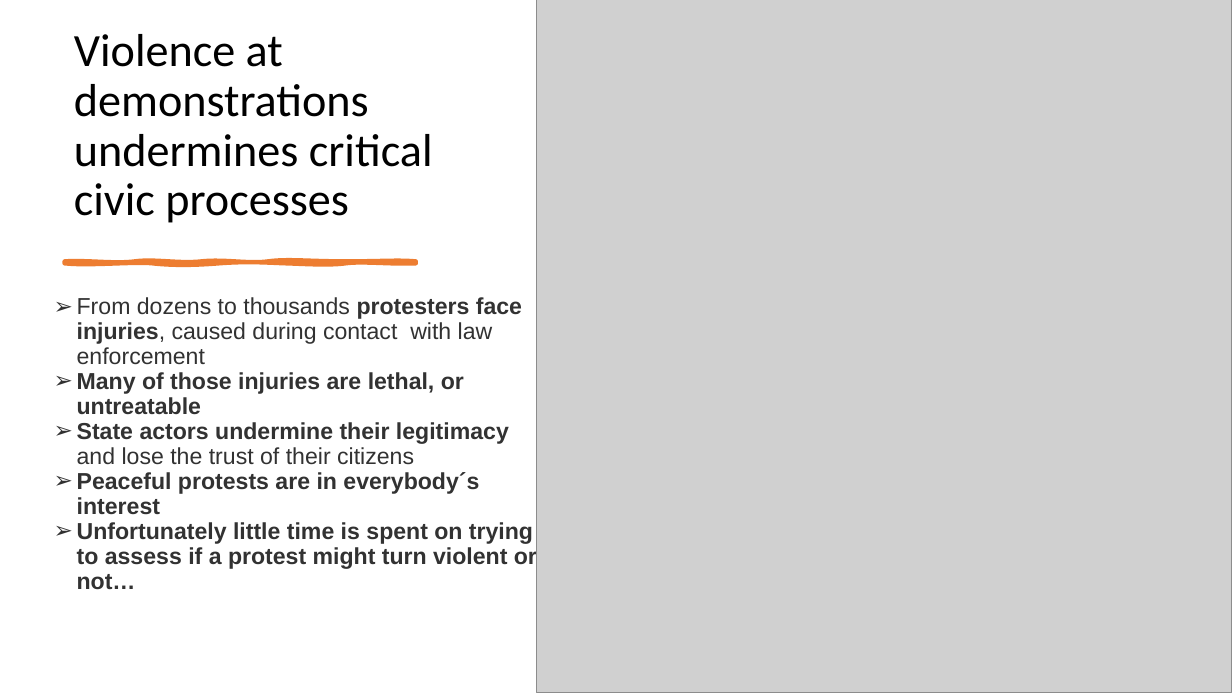
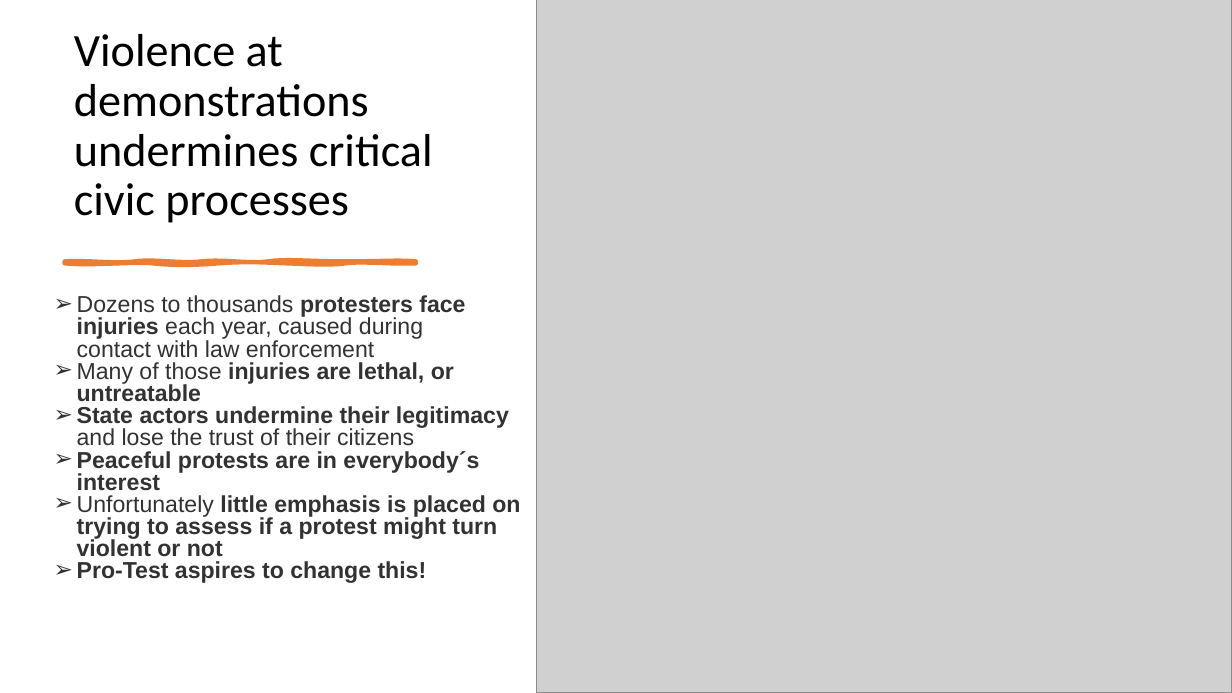
Before and after one commit to NoahDarwich/portest, a slide deck: slide 4 of Draft Pro-Test Demo Day Presentation.pptx. Drawn at 1232x693 pixels with LibreOffice and Linux fonts; fonts in the diff are those of the drawing; grey boxes stand for pictures. Boxes give left, top, right and bottom in pixels: in the first picture for what was removed or moved away, otherwise in the second. Text is boxed around its words. In the diff, an @@ line names an element or a change of style, - is before the commit and + after.

```diff
--- a/Draft Pro-Test Demo Day Presentation.pptx
+++ b/Draft Pro-Test Demo Day Presentation.pptx
@@ text at [77, 295, 465, 358]: text changed @@
-➢ From dozens to thousands protesters face injuries, caused during contact with law enforcement
+➢ Dozens to thousands protesters face injuries each year, caused during contact with law enforcement
@@ text at [77, 362, 509, 491]: bold off in "Many of those"; line spacing 0.9 to 0.8 @@
@@ text at [77, 495, 520, 583]: text changed @@
-➢ Unfortunately little time is spent on trying to assess if a protest might turn violent or not…
+➢ Unfortunately little emphasis is placed on trying to assess if a protest might turn violent or not
+➢ Pro-Test aspires to change this!
```
Also in this commit, not shown: 3 other slides changed.
